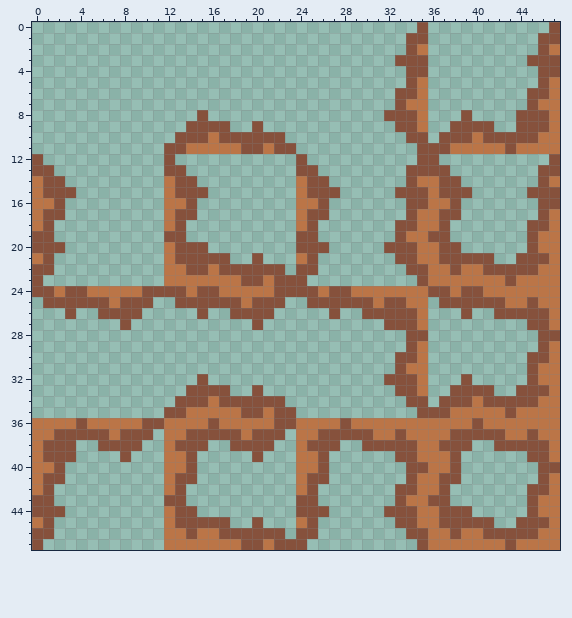
A pixel-art sprite gets an edit: RaylibLightingJuly/Assets/Graphics/Tiles/blending_dirt.png. The picture above is the old version.
The file is 48x48 pixels.
Once edited:
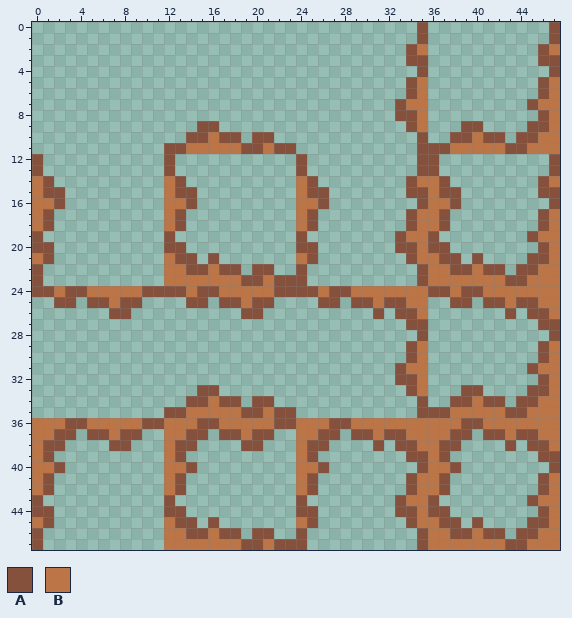
Palette (. is transparent): A #86513c  B #bb7547
Edits made:
y 1: x 34 A -> .; x 46 A -> .
y 3: x 33 A -> .; x 45 A -> .
y 4: x 34 A -> .; x 46 A -> .
y 6: x 33 A -> .; x 45 A -> .
y 8: x 15 A -> .; x 32 A -> .; x 39 A -> .; x 44..45 AA -> ..
y 9: x 14 A -> .; x 17 A -> .; x 20 A -> .; x 33 A -> .; x 38 A -> .; x 41 A -> .; x 44 A -> .
y 10: x 13 A -> .; x 19 A -> .; x 22 A -> .; x 34 A -> .; x 37 A -> .; x 43 A -> .
y 11: x 44 B -> A
y 13: x 1 A -> .; x 13 A -> .; x 25 A -> .; x 34 A -> .; x 37 A -> .; x 46 A -> .
y 14: x 2 A -> .; x 14 A -> .; x 26 A -> .; x 38 A -> .
y 15: x 3 A -> .; x 15 A -> .; x 27 A -> .; x 33 A -> .; x 39 A -> .; x 45 A -> .
y 16: x 34 A -> .; x 46 A -> .
y 17: x 2 A -> .; x 14 A -> .; x 26 A -> .; x 38 A -> .
y 18: x 33 A -> .; x 45 A -> .
y 19: x 1 A -> .; x 13 A -> .; x 25 A -> .; x 37 A -> .
y 20: x 2 A -> .; x 12 B -> A; x 14..15 AA -> ..; x 26 A -> .; x 32 A -> .; x 36 B -> A; x 38 A -> .; x 45..46 AB -> .A
y 21: x 15 A -> .; x 17 A -> .; x 20 A -> .; x 33 A -> .; x 39 A -> .; x 41 A -> .; x 44 A -> .
y 22: x 1 A -> .; x 19 A -> .; x 22 A -> .; x 25 A -> .; x 34 A -> .; x 39 B -> A; x 43 A -> .
y 23: x 44 B -> A
y 25: x 1 A -> .; x 4 A -> .; x 10 A -> .; x 13 A -> .; x 16 A -> .; x 22 A -> .; x 25 A -> .; x 28 A -> .; x 37 A -> .; x 40 A -> .; x 44 B -> A
y 26: x 3 A -> .; x 6 A -> .; x 9 A -> .; x 15 A -> .; x 18 A -> .; x 21 A -> .; x 27 A -> .; x 30 A -> .; x 32 A -> .; x 39 A -> .; x 42 A -> .; x 44 A -> .
y 27: x 8 A -> .; x 20 A -> .; x 32..33 AA -> ..; x 35 B -> A; x 45 A -> .; x 47 B -> A
y 28: x 34 A -> .; x 46 A -> .
y 30: x 33 A -> .; x 45 A -> .
y 32: x 15 A -> .; x 32 A -> .; x 39 A -> .; x 45..46 AB -> .A
y 33: x 14 A -> .; x 17 A -> .; x 20 A -> .; x 33 A -> .; x 38 A -> .; x 41 A -> .; x 44 A -> .
y 34: x 13 A -> .; x 19 A -> .; x 22 A -> .; x 34 A -> .; x 37 A -> .; x 43 A -> .
y 35: x 44 B -> A
y 36: x 3 B -> A; x 15 B -> A; x 27 B -> A; x 39 B -> A
y 37: x 4 A -> .; x 10 A -> .; x 16 A -> .; x 22 A -> .; x 28 A -> .; x 32 B -> A; x 40 A -> .; x 44 B -> A
y 38: x 3 A -> .; x 6 A -> .; x 9 A -> .; x 15 A -> .; x 18 A -> .; x 21 A -> .; x 27 A -> .; x 30 A -> .; x 32 A -> .; x 39 A -> .; x 42 A -> .; x 44 A -> .
y 39: x 2..3 AA -> ..; x 8 A -> .; x 13..14 BA -> A.; x 20 A -> .; x 25..26 BA -> A.; x 33 A -> .; x 35 B -> A; x 37..38 BA -> A.; x 45 A -> .; x 47 B -> A
y 40: x 34 A -> .; x 46 A -> .
y 41: x 2 A -> .; x 14 A -> .; x 26 A -> .; x 38 A -> .
y 42: x 33 A -> .; x 45 A -> .
y 43: x 1 A -> .; x 13 A -> .; x 25 A -> .; x 37 A -> .
y 44: x 2 A -> .; x 12 B -> A; x 14 A -> .; x 26 A -> .; x 32 A -> .; x 36 B -> A; x 38..39 AA -> ..; x 45..46 AB -> .A
y 45: x 15 A -> .; x 17 A -> .; x 20 A -> .; x 33 A -> .; x 39 A -> .; x 41 A -> .; x 44 A -> .
y 46: x 1 A -> .; x 15 B -> A; x 19 A -> .; x 22 A -> .; x 25 A -> .; x 34 A -> .; x 39 B -> A; x 43 A -> .
y 47: x 44 B -> A
Where, in picture pixels (left, top, right, bottom), the same in both pictures:
changed: (43, 33, 560, 550)
